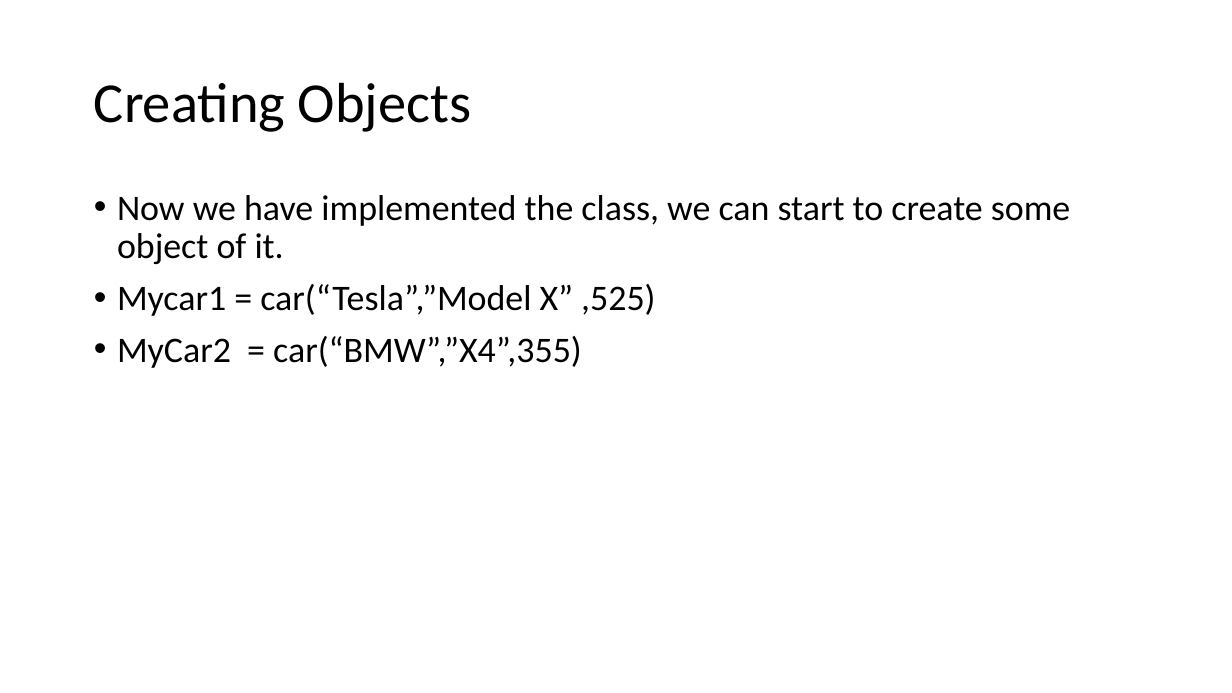
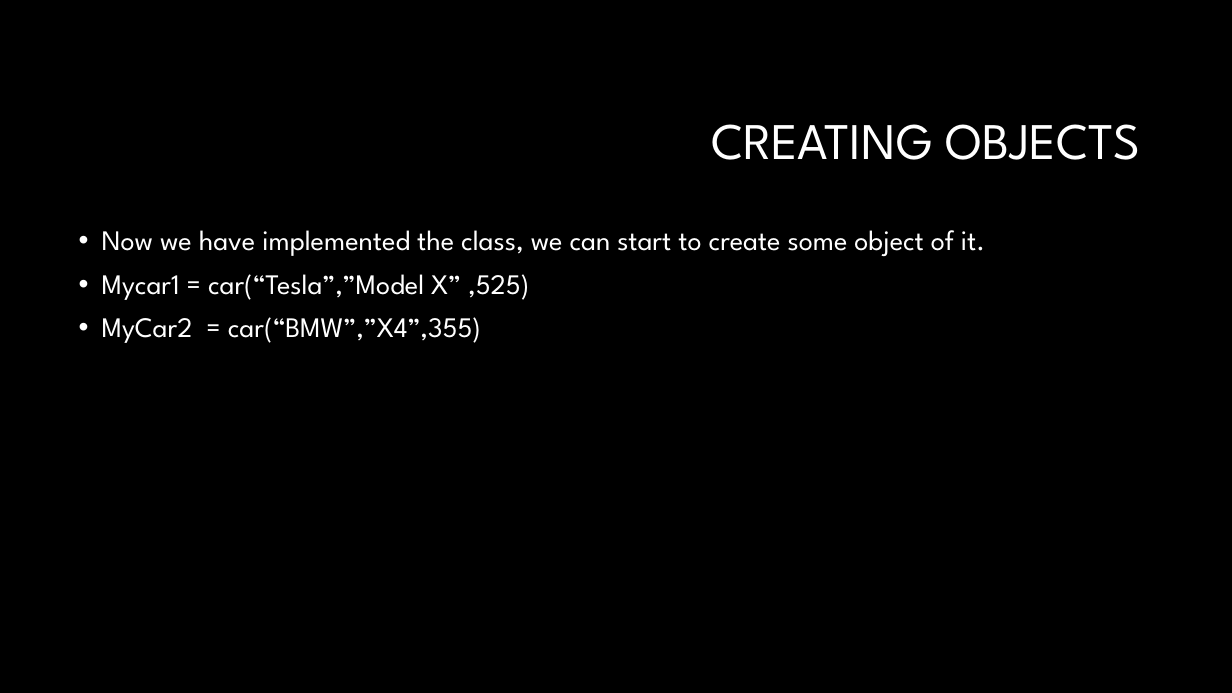
Before and after one commit to LuyangYin1/Python-for-everyone, a slide deck: slide 6 of Class-3/Classes and Objects.pptx. Drawn at 1232x693 pixels with LibreOffice and Linux fonts; fonts in the diff are those of the drawing; background and template pictures are left out. Boxes give left, top, right and bottom in pixels: in the first picture for what was removed or moved away, otherwise in the second. Text is boxed around its words. In the diff, an @@ line names an element or a change of style, - is before the commit and + after.

```diff
--- a/Class-3/Classes and Objects.pptx
+++ b/Class-3/Classes and Objects.pptx
@@ background #FFFFFF to #000000 @@
@@ title at (711, 124, 1140, 160): text changed; size 44 to 40 pt; font Calibri to League Spartan; text colour #000000 to #FFFFFF @@
-Creating Objects
+CREATING OBJECTS
@@ text "Now we have implemented the ...": place and size @@
-text "Now we have implemented the ..." at (117, 195, 1071, 368)
+text "Now we have implemented the ..." at (102, 230, 985, 343)
@@ text "Now we have implemented the ..." at (102, 230, 985, 343): size 28 to 22 pt, font Calibri to League Spartan, text colour #000000 to #FFFFFF @@
```
Also in this commit, not shown: 7 other slides changed, 1 other file.
